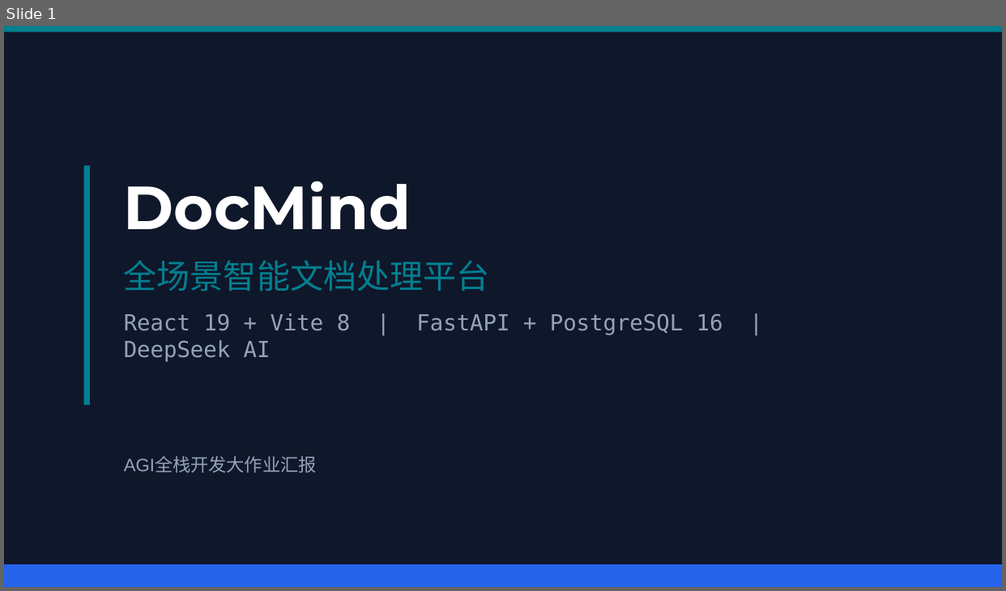
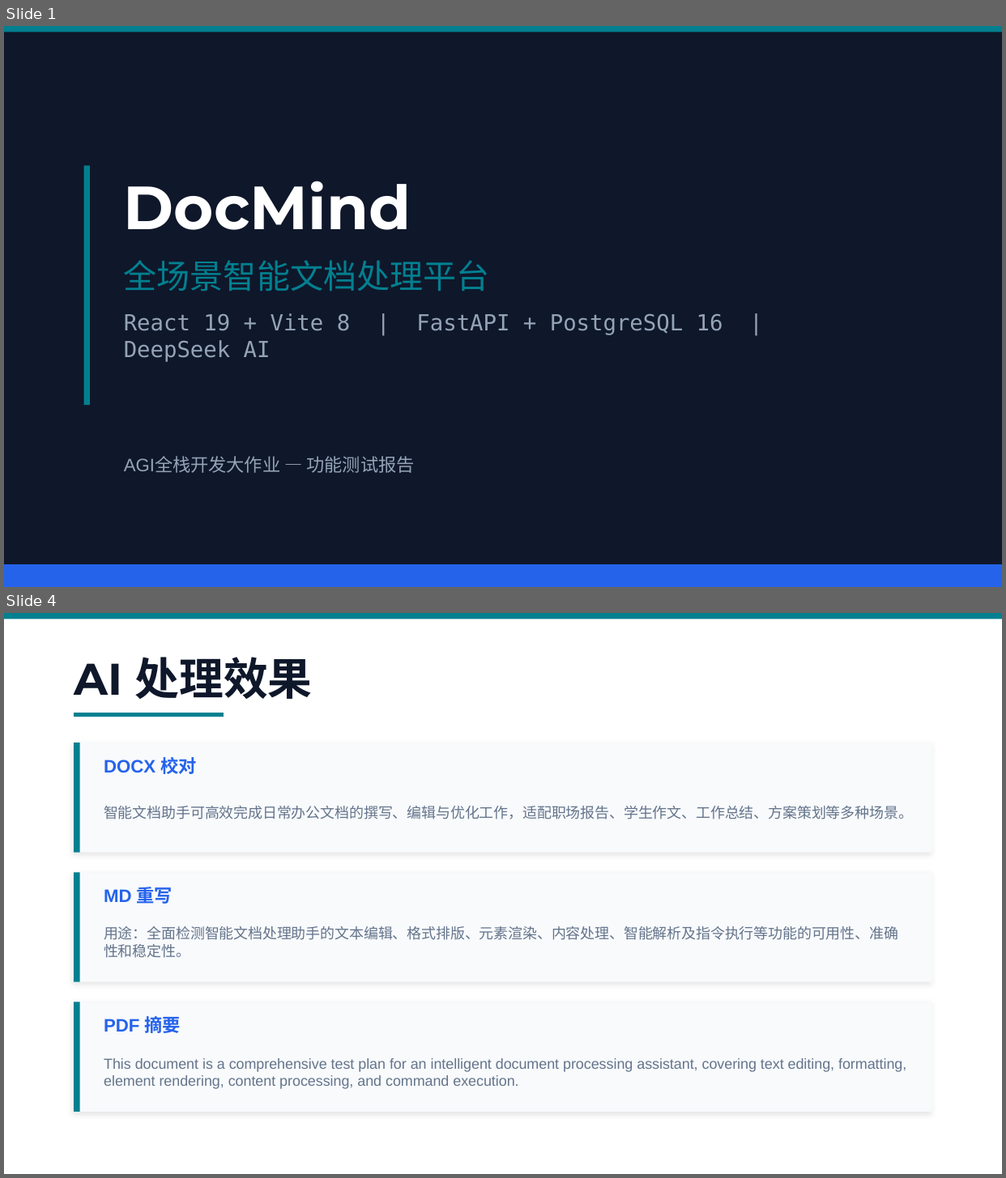
Before and after one commit to xxbl5612-eng/docmind, a slide deck: DocMind_项目汇报.pptx. Shown one above the other, each under a label of ours: slide 1 before the commit, slides 1 and 4 after it; the slides between them are not shown. The pictures are 1006x591 and 1006x1178 pixels, drawn with LibreOffice and Linux fonts; fonts in the diff are those of the drawing. Boxes give left, top, right and bottom in pixels: in the first picture for what was removed or moved away, otherwise in the second. Text is boxed around its words. In the diff, an @@ line names an element or a change of style, - is before the commit and + after.

```diff
--- a/DocMind_项目汇报.pptx
+++ b/DocMind_项目汇报.pptx
@@ slide 4 added at (4,613,1002,1174), background #FFFFFF @@
@@ rectangle added at (4,613,1002,619), fill #028090 @@
@@ text added at (74,657,313,699), 32 pt, text #0F172A, bold @@
+AI 处理效果
@@ rectangle added at (74,713,224,717), fill #028090 @@
@@ rectangle added at (74,743,932,853), fill #F8FAFC @@
@@ rectangle added at (74,743,80,853), fill #028090 @@
@@ text added at (104,757,196,774), 13 pt, text #2563EB, bold @@
+DOCX 校对
@@ text added at (104,806,913,820), 10.5 pt, text #64748B @@
+智能文档助手可高效完成日常办公文档的撰写、编辑与优化工作，适配职场报告、学生作文、工作总结、方案策划等多种场景。
@@ rectangle added at (74,872,932,982), fill #F8FAFC @@
@@ rectangle added at (74,872,80,982), fill #028090 @@
@@ text added at (104,887,172,904), 13 pt, text #2563EB, bold @@
+MD 重写
@@ text added at (104,926,898,958), 10.5 pt, text #64748B @@
+用途：全面检测智能文档处理助手的文本编辑、格式排版、元素渲染、内容处理、智能解析及指令执行等功能的可用性、准确性和稳定性。
@@ rectangle added at (74,1002,932,1112), fill #F8FAFC @@
@@ rectangle added at (74,1002,80,1112), fill #028090 @@
@@ text added at (104,1014,181,1037), 13 pt, text #2563EB, bold @@
+PDF 摘要
@@ text added at (104,1059,906,1089), 10.5 pt, text #64748B @@
+This document is a comprehensive test plan for an intelligent document processing assistant, covering text editing, formatting, element rendering, content processing, and command execution.
@@ slide 1 changed as well @@
@@ text at (124,456,414,473): text changed @@
-AGI全栈开发大作业汇报
+AGI全栈开发大作业 — 功能测试报告
```
Also in this commit, not shown: 5 other slides changed, 1 other slide added, 2 slides removed.
